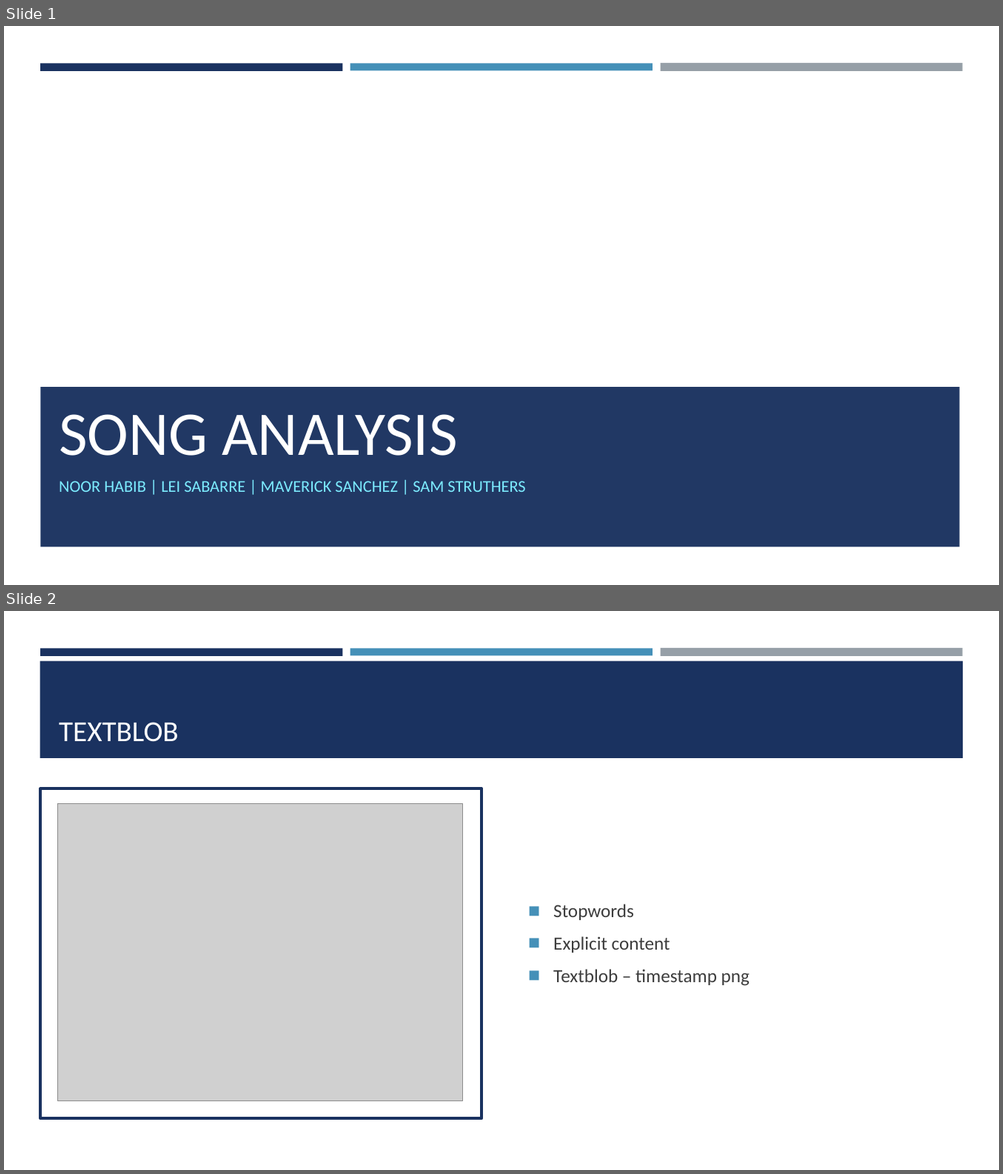
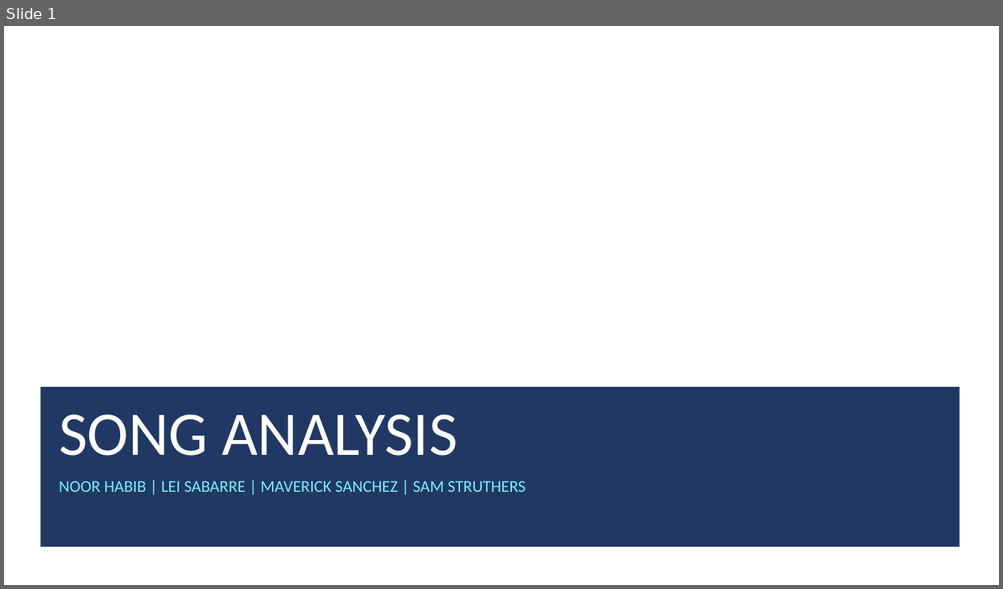
Before and after one commit to nvhabib91/song_analyzer, a slide deck: Song_Analysis.pptx. Shown one above the other, each under a label of ours: slides 1 and 2 before the commit, slide 1 after it. The pictures are 1003x1174 and 1003x589 pixels, drawn with LibreOffice and Linux fonts; fonts in the diff are those of the drawing; grey boxes stand for pictures; background and template pictures are left out; a plain dark background stands for a picture behind light text. Boxes give left, top, right and bottom in pixels: in the first picture for what was removed or moved away, otherwise in the second. Text is boxed around its words. In the diff, an @@ line names an element or a change of style, - is before the commit and + after.

```diff
--- a/Song_Analysis.pptx
+++ b/Song_Analysis.pptx
@@ slide 2 removed at <box>4,611,999,1170</box>, background #FFFFFF @@
@@ rectangle removed at <box>40,648,343,655</box> @@
@@ rectangle removed at <box>350,648,652,655</box> @@
@@ rectangle removed at <box>660,648,962,657</box> @@
@@ rectangle removed at <box>40,661,963,758</box> @@
@@ title removed at <box>59,722,179,742</box> @@
-TEXTBLOB
@@ rectangle removed at <box>40,789,481,1119</box> @@
@@ picture removed at <box>58,803,463,1101</box> @@
@@ text removed at <box>553,904,749,986</box> @@
-◼ Stopwords
-◼ Explicit content
-◼ Textblob – timestamp png
@@ slide 1 changed as well @@
@@ rectangle removed at <box>40,63,343,70</box> @@
@@ rectangle removed at <box>350,63,652,70</box> @@
@@ rectangle removed at <box>660,63,962,72</box> @@
```
Also in this commit, not shown: 2 other slides changed, 4 slides added, 2 other slides removed.
